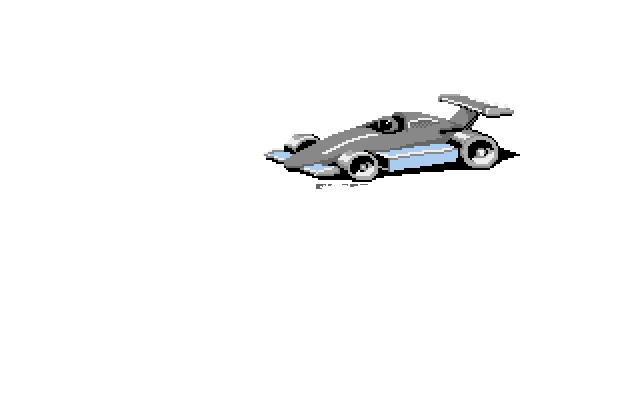
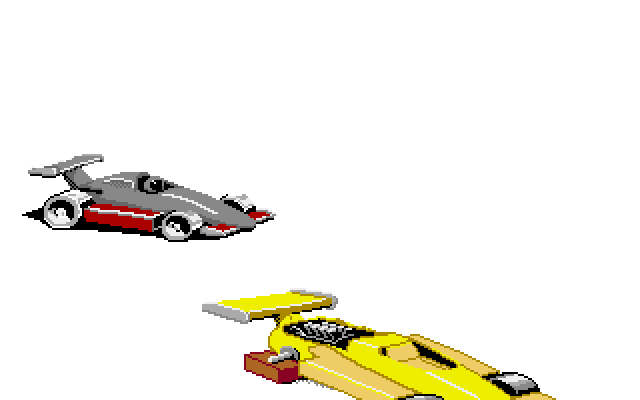
Layer changes from the first 640px x 400px image to the second:
added layer "Fourth Car" above "Third Car" over (202, 288, 556, 400)
hid "Third Car", moved it above "Second Car", painted on it over (262, 94, 520, 224)
added layer "Second Car" above "Podium Mask" over (22, 154, 278, 242)
